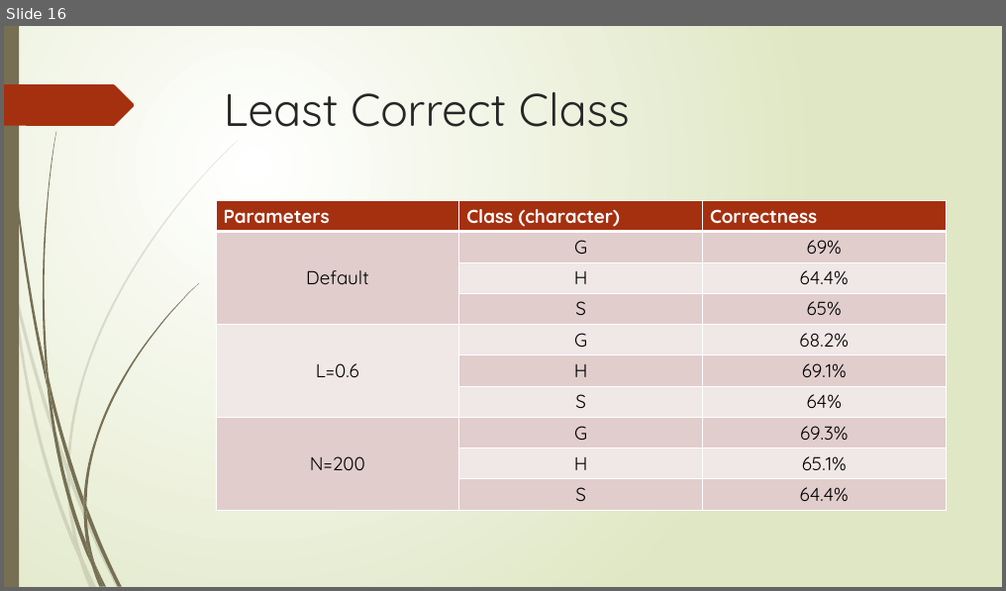
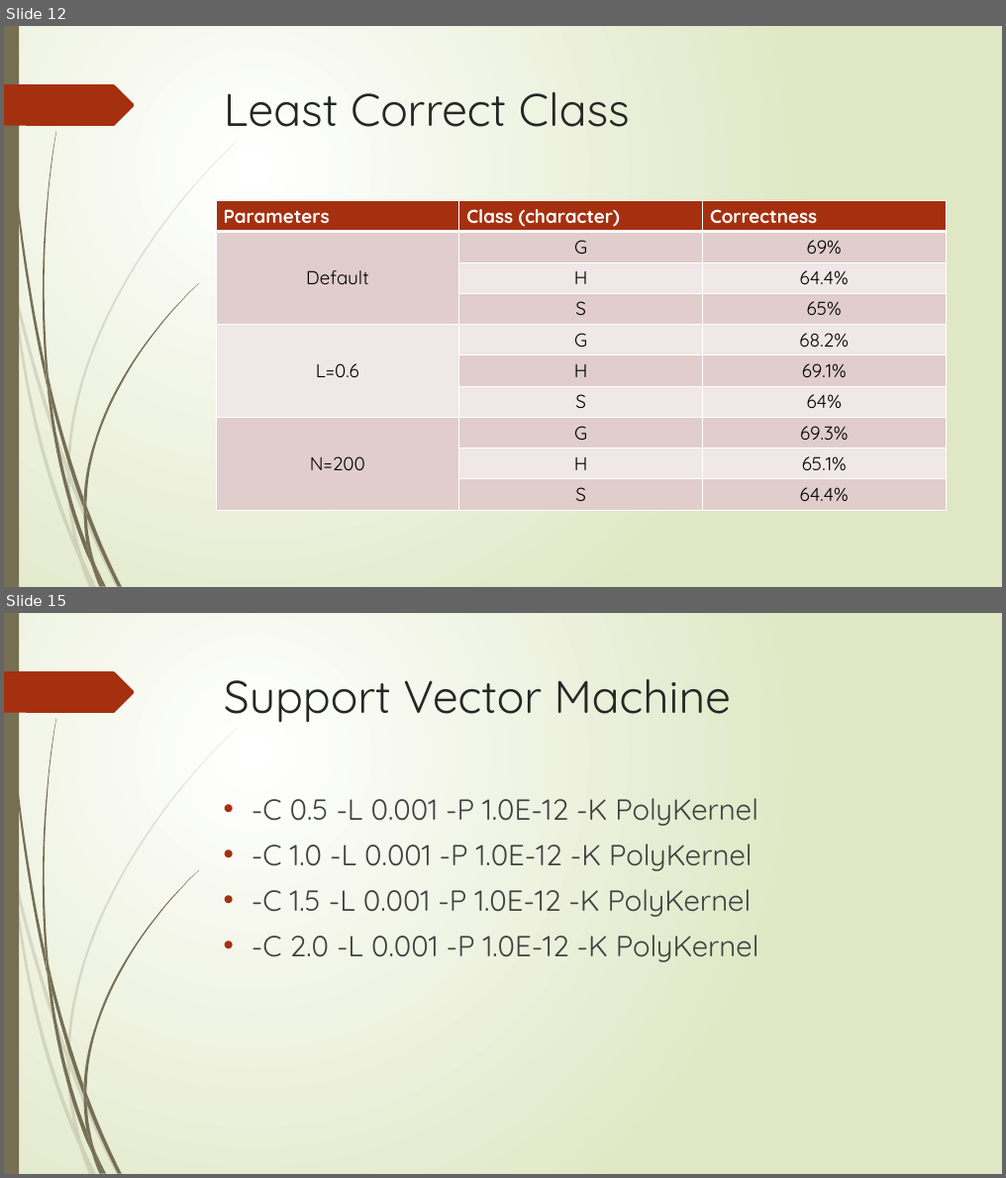
Before and after one commit to XiaokuanOSU/AI2report, a slide deck: PPTGroup10.pptx. Shown one above the other, each under a label of ours: slide 16 before the commit, slides 12 and 15 after it; the slides between them are not shown. The pictures are 1006x591 and 1006x1178 pixels, drawn with LibreOffice and Linux fonts; fonts in the diff are those of the drawing. Boxes give left, top, right and bottom in pixels: in the first picture for what was removed or moved away, otherwise in the second. Text is boxed around its words. In the diff, an @@ line names an element or a change of style, - is before the commit and + after.

```diff
--- a/PPTGroup10.pptx
+++ b/PPTGroup10.pptx
@@ slide 15 added at (4,613,1002,1174), background gradient #FFFFFF to #DFE8C4; not listed: 24 template elements that a slide beside it also shows @@
@@ title added at (224,679,731,722), 44 pt, text #262626 @@
+Support Vector Machine
@@ text added at (252,798,759,962), 28 pt, text #404040 @@
+• -C 0.5 -L 0.001 -P 1.0E-12 -K PolyKernel
+• -C 1.0 -L 0.001 -P 1.0E-12 -K PolyKernel
+• -C 1.5 -L 0.001 -P 1.0E-12 -K PolyKernel
+• -C 2.0 -L 0.001 -P 1.0E-12 -K PolyKernel
@@ what was slide 16 is now slide 12 @@
```
Also in this commit, not shown: 3 slides changed, 5 other slides added, 6 slides removed.
